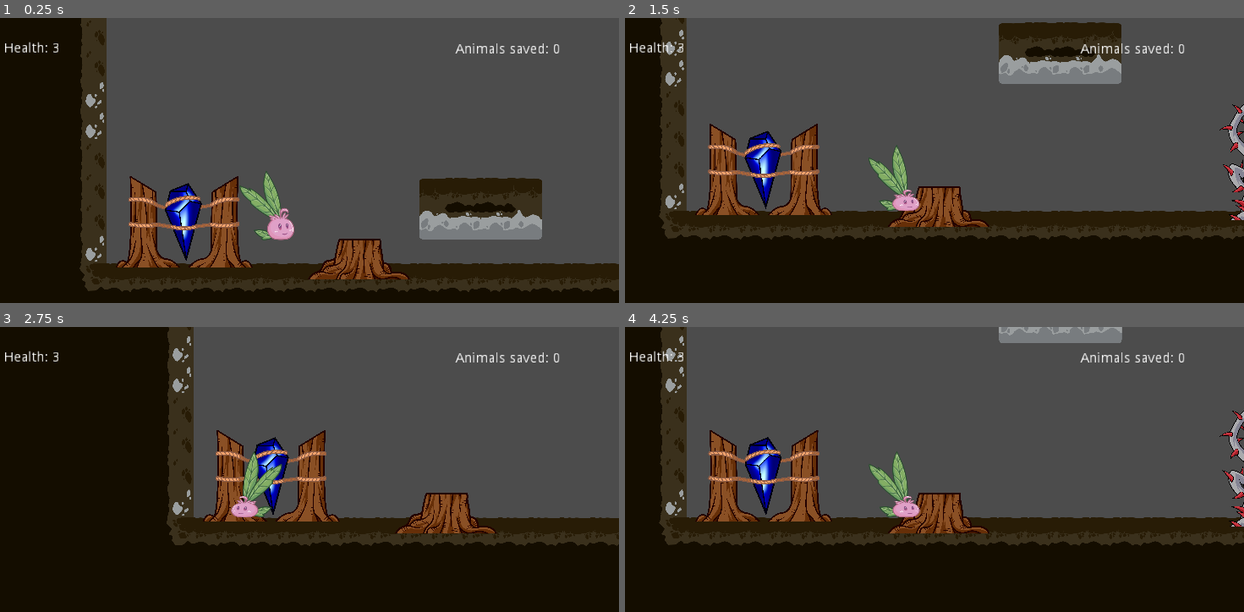
Above: before the commit, frames 1-4 (two rows, left to right).
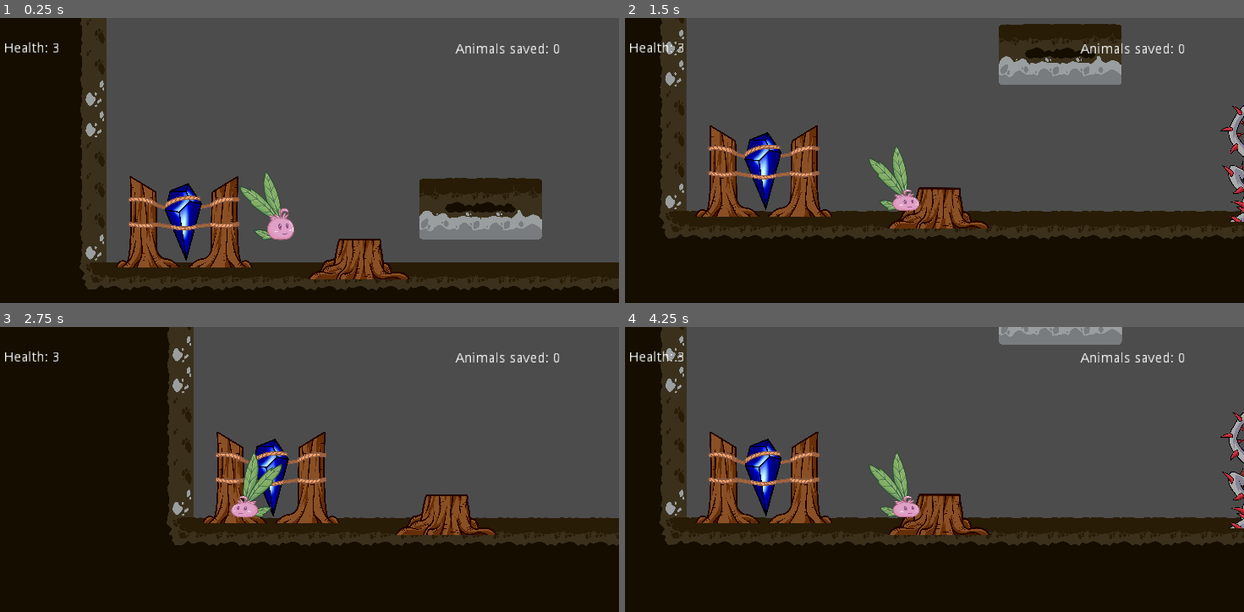
Above: after the commit, the same moments.

Repository: DamianKoch1/OnionsAdventure
Game: Godot game, scene res://Levels/Level 2.tscn
The game is run twice, just before and just after one commit, with the same random seed, the same clock (stepped at 60 frames per second) and the same inputs. This scene is started directly instead of the project's main scene.
Inputs:
- Up to frame 1 (0.25 s): no input
- Up to frame 2 (1.5 s): hold Right (ui_right) from 0.53 s (still down); tap E (push) at 0.6, 1.35 s; tap Space (jump) at 0.77 s
- Up to frame 3 (2.75 s): tap Space (jump) at 1.52 s; release Right (ui_right) at 2.03 s; hold Left (ui_left) from 2.03 s (still down); tap E (push) at 2.1 s
- Up to frame 4 (4.25 s): release Left (ui_left) at 2.78 s; hold Right (ui_right) from 2.78 s (still down); tap E (push) at 2.85, 3.6 s; tap Space (jump) at 3.02, 3.77 s

The runs differ from the first frame. In frame 1, 0.8% of the frame differs, in the area x 12-100%, y 1-97%; in frame 2, 2.9%, in the area x 6-100%, y 1-78%; in frame 3, 1.9%; in frame 4, 2.7%.

Commit message:
fixed tile map

Diff:
--- a/Levels/Level 2.tscn
+++ b/Levels/Level 2.tscn
@@ -63,10 +63,11 @@
 [node name="Onion" parent="." index="1"]
 
 position = Vector2( -128, 32 )
+gracePeriod = 2
 
 [node name="TileMap" parent="." index="2"]
 
-position = Vector2( 11, 0 )
+position = Vector2( 11, -1.5 )
 tile_data = PoolIntArray( -3210898, 3, 0, -3210897, 4, 0, -3210896, 4, 0, -3210895, 4, 0, -3210894, 4, 0, -3210893, 4,  …(75545 unchanged characters)…
 _sections_unfolded = [ "Cell", "Transform", "Z Index" ]
 
@@ -121,7 +122,7 @@
 collision_mask = 1
 occluder_light_mask = 1
 format = 1
-tile_data = PoolIntArray(  )
+tile_data = PoolIntArray( -524245, 1, 0, -393180, 1, 0, -393179, 1, 0, -393178, 1, 0, -393177, 1, 0 )
 _sections_unfolded = [ "Cell", "Occluder", "Transform", "Z Index" ]
 
 [node name="stump m" type="Sprite" parent="." index="8"]
@@ -356,7 +357,7 @@
 [node name="moving Platform3" parent="." index="23" instance=ExtResource( 2 )]
 
 editor/display_folded = true
-position = Vector2( 1250, -230 )
+position = Vector2( 1250, -231.5 )
 
 [node name="TileMap" parent="moving Platform3" index="0"]
 
@@ -470,7 +471,7 @@
 [node name="moving Platform5" parent="." index="41" instance=ExtResource( 2 )]
 
 editor/display_folded = true
-position = Vector2( 2451, -570 )
+position = Vector2( 2453, -571.5 )
 platformSpeed = 1.0
 
 [node name="TileMap" parent="moving Platform5" index="0"]
@@ -587,7 +588,7 @@
 [node name="moving Platform6" parent="." index="50" instance=ExtResource( 2 )]
 
 editor/display_folded = true
-position = Vector2( 3601.23, -703.595 )
+position = Vector2( 3601.23, -705.095 )
 platformSpeed = 1.0
 
 [node name="TileMap" parent="moving Platform6" index="0"]
@@ -602,7 +603,7 @@
 [node name="moving Platform7" parent="." index="51" instance=ExtResource( 2 )]
 
 editor/display_folded = true
-position = Vector2( 3791.81, -930.742 )
+position = Vector2( 3791.81, -931.742 )
 _sections_unfolded = [ "Material", "Transform" ]
 platformSpeed = 1.0
 
@@ -617,7 +618,7 @@
 
 [node name="moving Platform8" parent="." index="52" instance=ExtResource( 2 )]
 
-position = Vector2( 4060, -920 )
+position = Vector2( 4060, -921.5 )
 platformSpeed = 1.0
 
 [node name="TileMap" parent="moving Platform8" index="0"]
@@ -654,7 +655,7 @@
 
 [node name="moving Platform9" parent="." index="55" instance=ExtResource( 2 )]
 
-position = Vector2( 5270, -990 )
+position = Vector2( 5270, -991.5 )
 platformSpeed = 1.0
 
 [node name="TileMap" parent="moving Platform9" index="0"]
@@ -709,7 +710,7 @@
 [node name="moving Platform10" parent="." index="61" instance=ExtResource( 2 )]
 
 editor/display_folded = true
-position = Vector2( 7002.24, -849.595 )
+position = Vector2( 7002.24, -850.595 )
 platformSpeed = 1.0
 
 [node name="TileMap" parent="moving Platform10" index="0"]
@@ -950,7 +951,7 @@
 [node name="moving Platform11" parent="." index="79" instance=ExtResource( 2 )]
 
 editor/display_folded = true
-position = Vector2( 8803.47, -954.108 )
+position = Vector2( 8803.47, -955.608 )
 platformSpeed = 1.0
 
 [node name="TileMap" parent="moving Platform11" index="0"]
@@ -1070,7 +1071,7 @@
 
 [node name="moving Platform12" parent="." index="86" instance=ExtResource( 2 )]
 
-position = Vector2( 10350.5, -1481.2 )
+position = Vector2( 10350.5, -1482.7 )
 platformSpeed = 1.0
 
 [node name="TileMap" parent="moving Platform12" index="0"]
